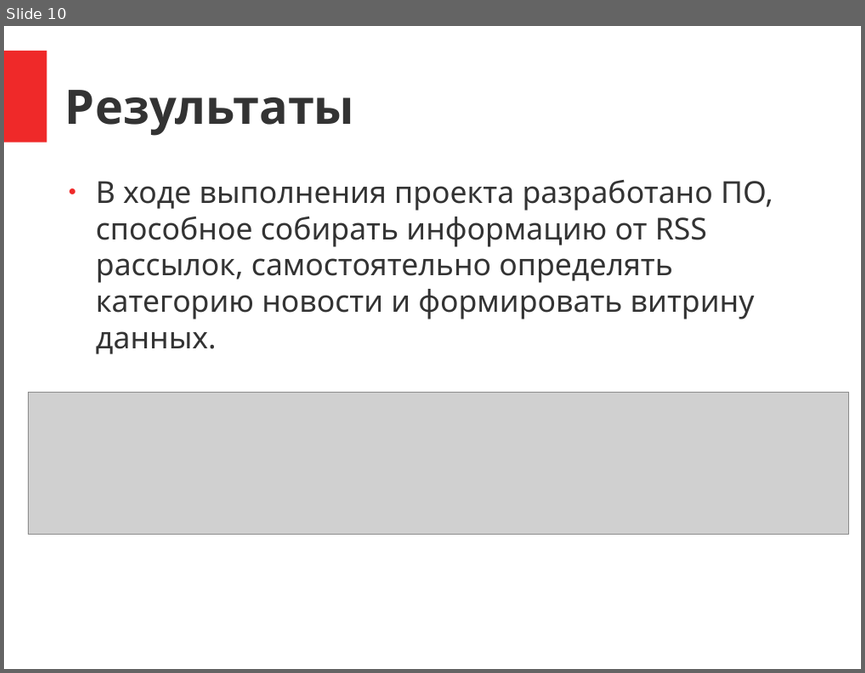
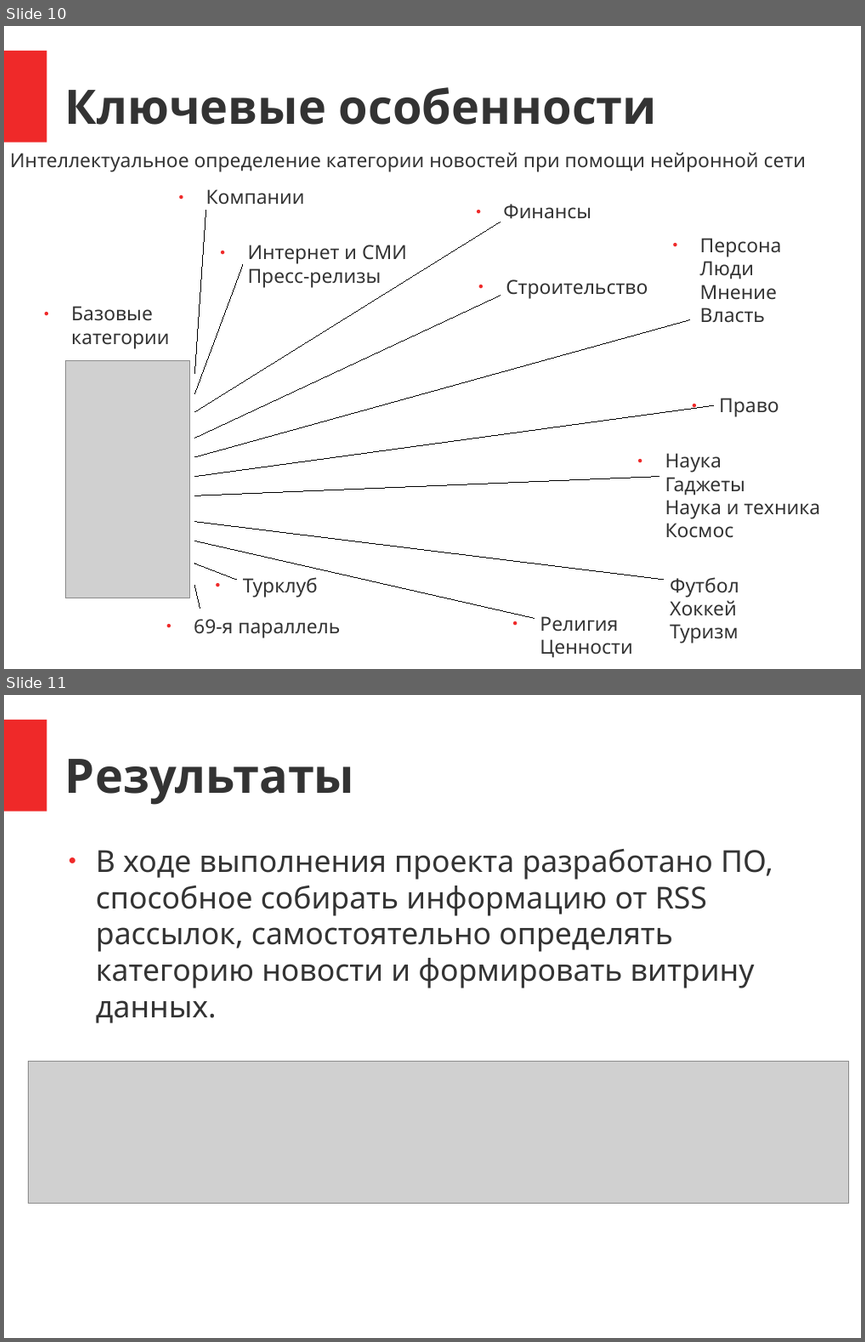
Before and after one commit to DenisN03/RSS_News_Analysis, a slide deck: docs/NewsAnalysis.pptx. Shown one above the other, each under a label of ours: slide 10 before the commit, slides 10 and 11 after it. The pictures are 865x673 and 865x1342 pixels, drawn with LibreOffice and Linux fonts; fonts in the diff are those of the drawing; grey boxes stand for pictures. Boxes give left, top, right and bottom in pixels: in the first picture for what was removed or moved away, otherwise in the second. Text is boxed around its words. In the diff, an @@ line names an element or a change of style, - is before the commit and + after.

Commit message:
Изменен алгоритм классификации новостей

```diff
--- a/docs/NewsAnalysis.pptx
+++ b/docs/NewsAnalysis.pptx
@@ slide 10 added at box(4, 26, 861, 669), background #FFFFFF; not listed: 1 template element that a slide beside it also shows @@
@@ text added at box(65, 87, 657, 125), 44 pt, text #333333, bold @@
+Ключевые особенности
@@ text added at box(10, 152, 806, 172), 18 pt, text #333333 @@
+● Интеллектуальное определение категории новостей при помощи нейронной сети
@@ text added at box(206, 189, 305, 204), 18 pt, text #333333 @@
+● Компании
@@ text added at box(503, 204, 591, 219), 18 pt, text #333333 @@
+● Финансы
@@ line added from (206, 210) to (194, 374), #000000 0.75 pt @@
@@ line added from (500, 222) to (194, 412), #000000 0.75 pt @@
@@ text added at box(248, 244, 407, 288), 18 pt, text #333333 @@
+● Интернет и СМИ
+  Пресс-релизы
@@ text added at box(700, 238, 782, 323), 18 pt, text #333333 @@
+● Персона
+  Люди
+  Мнение
+  Власть
@@ line added from (243, 265) to (194, 393), #000000 0.75 pt @@
@@ text added at box(506, 279, 647, 299), 18 pt, text #333333 @@
+● Строительство
@@ text added at box(71, 306, 169, 349), 18 pt, text #333333 @@
+● Базовые категории
@@ line added from (500, 295) to (194, 437), #000000 0.75 pt @@
@@ line added from (690, 320) to (194, 457), #000000 0.75 pt @@
@@ picture added at box(65, 360, 191, 598) @@
@@ line added from (713, 405) to (194, 476), #000000 0.75 pt @@
@@ text added at box(719, 397, 779, 417), 18 pt, text #333333 @@
+● Право
@@ text added at box(665, 453, 820, 538), 18 pt, text #333333 @@
+● Наука
+  Гаджеты
+  Наука и техника
+  Космос
@@ line added from (659, 476) to (194, 495), #000000 0.75 pt @@
@@ line added from (194, 522) to (664, 579), #000000 0.75 pt @@
@@ line added from (194, 541) to (534, 618), #000000 0.75 pt @@
@@ line added from (194, 586) to (200, 607), #000000 0.75 pt @@
@@ line added from (195, 563) to (236, 579), #000000 0.75 pt @@
@@ text added at box(243, 577, 318, 597), 18 pt, text #333333 @@
+● Турклуб
@@ text added at box(670, 577, 739, 643), 18 pt, text #333333 @@
+Футбол
+Хоккей
+Туризм
@@ text added at box(194, 618, 340, 638), 18 pt, text #333333 @@
+● 69-я параллель
@@ text added at box(540, 616, 632, 658), 18 pt, text #333333 @@
+● Религия
+  Ценности
@@ what was slide 10 is now slide 11 @@
```
Also in this commit, not shown: 5 other files.
